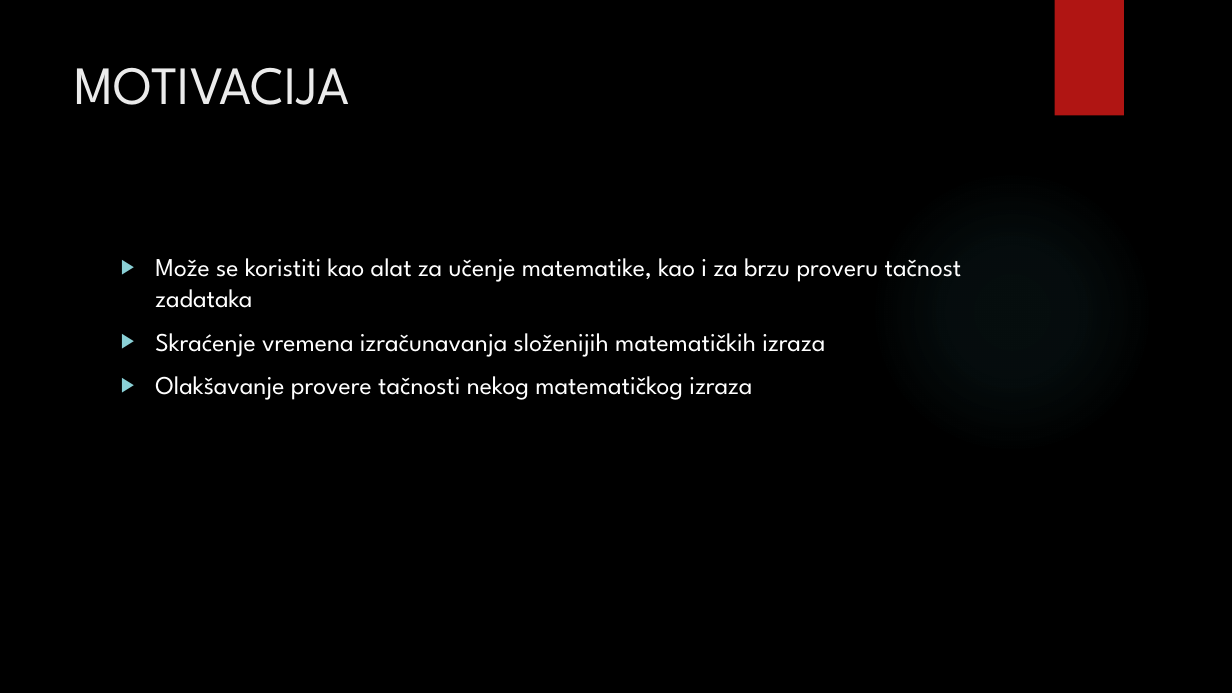
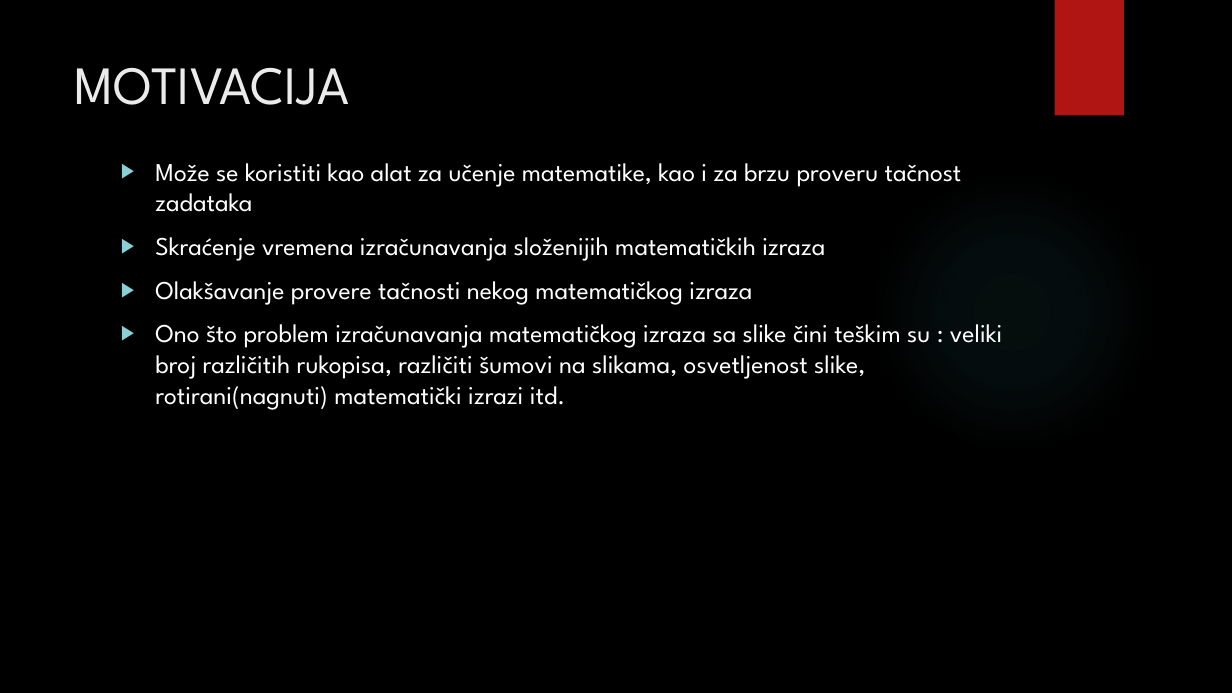
Before and after one commit to davor193/Photo-Calculator, a slide deck: slide 3 of photo_calculator.pptx. Drawn at 1232x693 pixels with LibreOffice and Linux fonts; fonts in the diff are those of the drawing; background and template pictures are left out. Boxes give left, top, right and bottom in pixels: in the first picture for what was removed or moved away, otherwise in the second. Text is boxed around its words. In the diff, an @@ line names an element or a change of style, - is before the commit and + after.

```diff
--- a/photo_calculator.pptx
+++ b/photo_calculator.pptx
@@ text "Može se koristiti kao alat ...": place and size @@
-text "Može se koristiti kao alat ..." at (155, 258, 962, 400)
+text "Može se koristiti kao alat ..." at (155, 163, 1003, 410)
@@ text at (155, 324, 1003, 410): paragraph added @@
+▶ Ono što problem izračunavanja matematičkog izraza sa slike čini teškim su : veliki broj različitih rukopisa, različiti šumovi na slikama, osvetljenost slike, rotirani(nagnuti) matematički izrazi itd.
```
Also in this commit, not shown: 2 other slides changed, 3 slides added.
